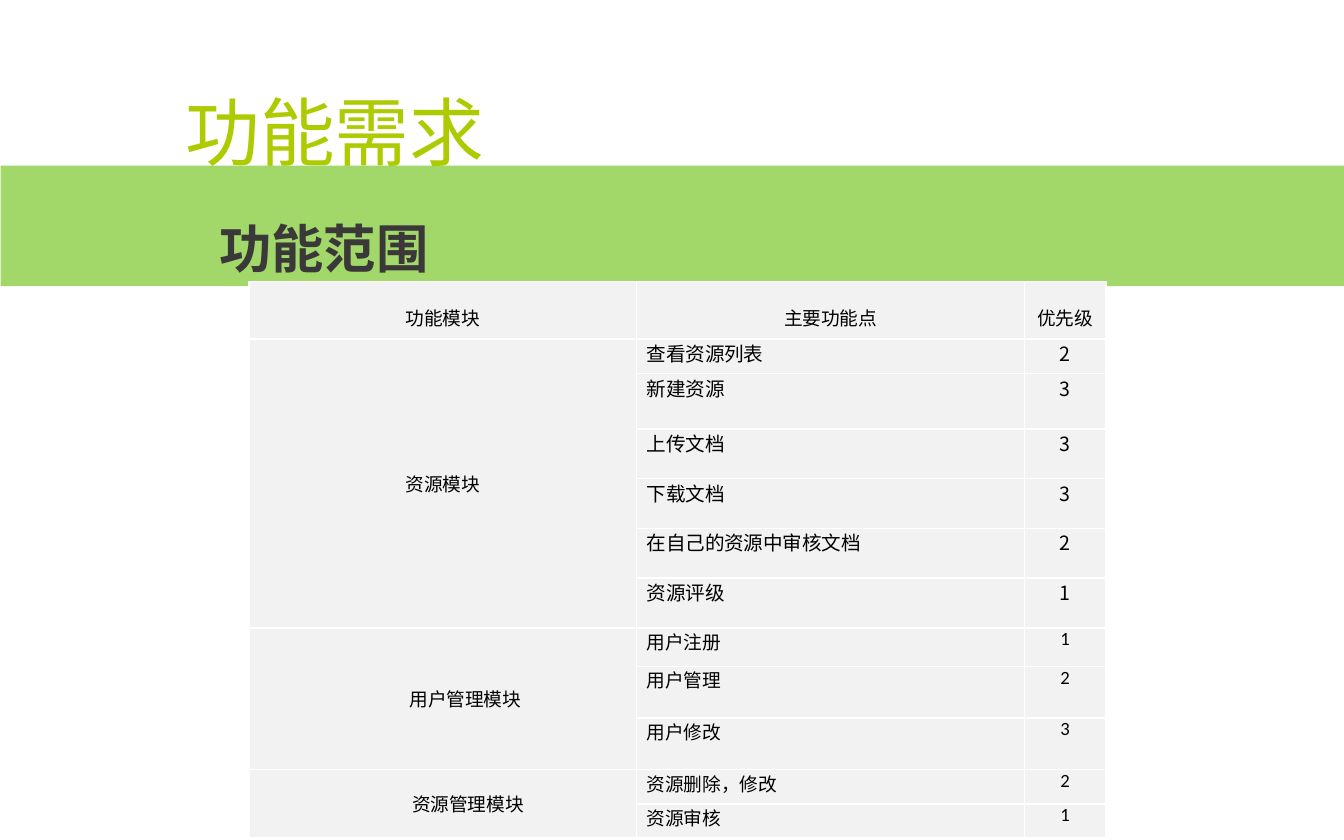
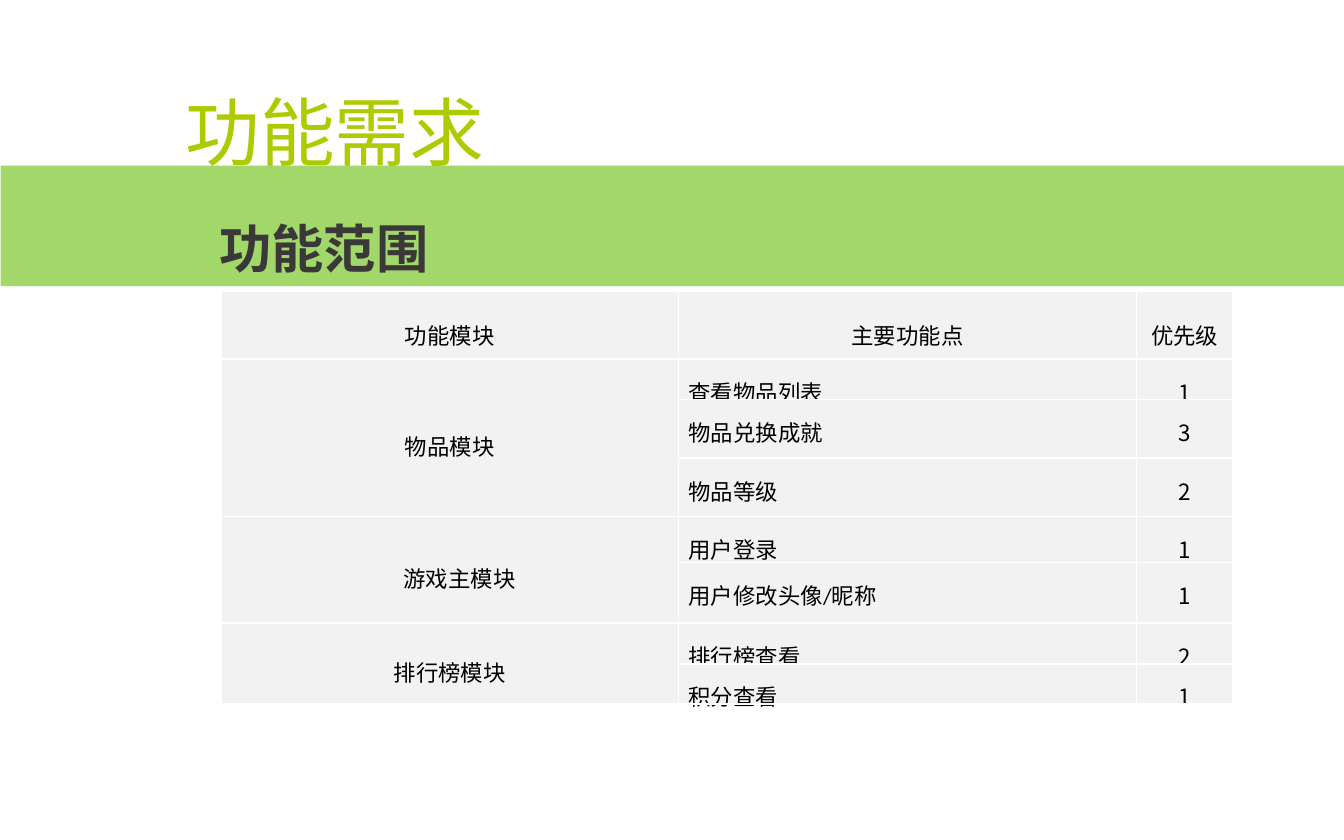
Before and after one commit to popopoi/Software-G07, a slide deck: slide 7 of SE2018春-G07/项目需求分析/SE2018春-G07-项目需求分析.pptx. Drawn at 1344x840 pixels with LibreOffice and Linux fonts; fonts in the diff are those of the drawing; background and template pictures are left out. Boxes give left, top, right and bottom in pixels: in the first picture for what was removed or moved away, otherwise in the second. Text is boxed around its words. In the diff, an @@ line names an element or a change of style, - is before the commit and + after.

```diff
--- a/SE2018春-G07/项目需求分析/SE2018春-G07-项目需求分析.pptx
+++ b/SE2018春-G07/项目需求分析/SE2018春-G07-项目需求分析.pptx
@@ table at <box>220,290,1234,711</box> @@
-row 2: 资源模块 | 查看资源列表 | 2
-row 3:  | 新建资源 | 3
-row 4:  | 上传文档 | 3
-row 5:  | 下载文档 | 3
-row 6:  | 在自己的资源中审核文档 | 2
-row 7:  | 资源评级 | 1
-row 8: 用户管理模块 | 用户注册 | 1
-row 9:  | 用户管理 | 2
-row 10:  | 用户修改 | 3
-row 11: 资源管理模块 | 资源删除，修改 | 2
-row 12:  | 资源审核 | 1
+row 2: 物品模块 | 查看物品列表 | 1
+row 3:  | 物品兑换成就 | 3
+row 4:  | 物品等级 | 2
+row 5: 游戏主模块 | 用户登录 | 1
+row 6:  | 用户修改头像/昵称 | 1
+row 7: 排行榜模块 | 排行榜查看 | 2
+row 8:  | 积分查看 | 1
@@ table: place and size @@
-table at <box>249,282,1106,839</box>
+table at <box>220,290,1234,711</box>
```
Also in this commit, not shown: 1 other slide changed, 2 slides added, 12 other files.
